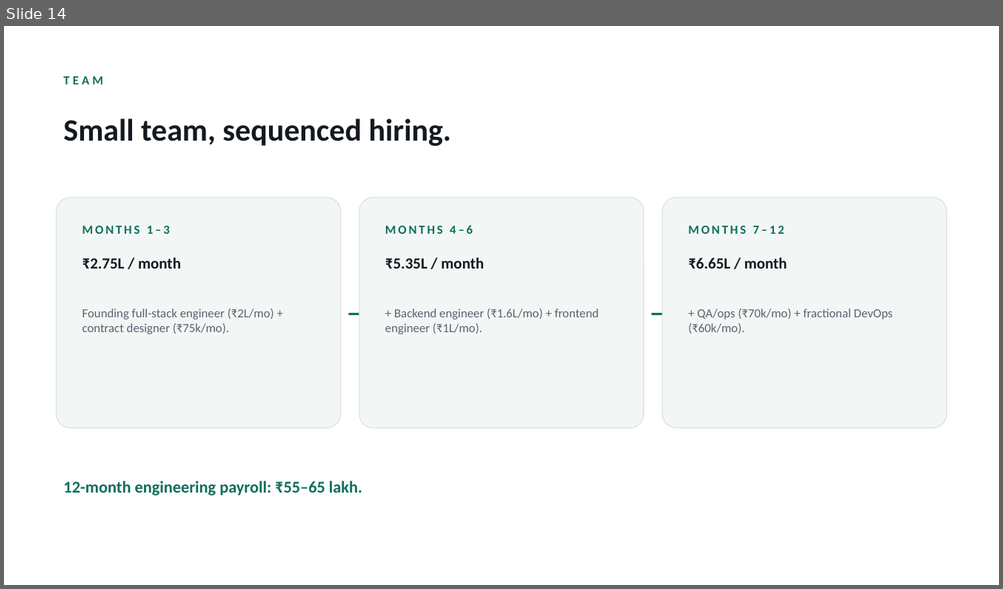
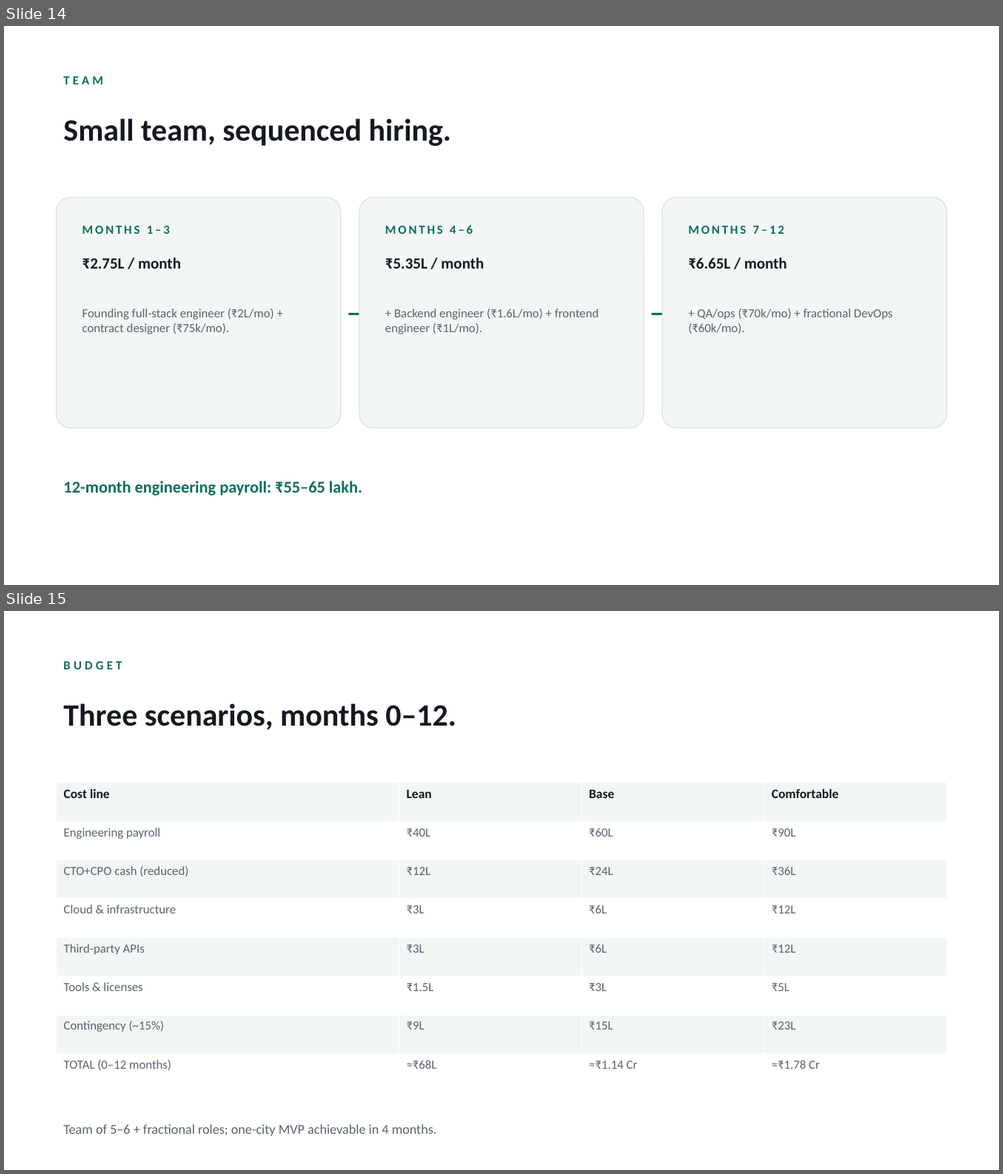
Before and after one commit to CryptoPrism-io/Propweb, a slide deck: docs/PropWeb_Pitch_v2.pptx. Shown one above the other, each under a label of ours: slide 14 before the commit, slides 14 and 15 after it. The pictures are 1003x589 and 1003x1174 pixels, drawn with LibreOffice and Linux fonts; fonts in the diff are those of the drawing. Boxes give left, top, right and bottom in pixels: in the first picture for what was removed or moved away, otherwise in the second. Text is boxed around its words. In the diff, an @@ line names an element or a change of style, - is before the commit and + after.

```diff
--- a/docs/PropWeb_Pitch_v2.pptx
+++ b/docs/PropWeb_Pitch_v2.pptx
@@ slide 15 added at bbox=[4, 611, 999, 1170], background #FFFFFF @@
@@ text added at bbox=[63, 661, 122, 669], 12 pt, text #0E6E5C, bold @@
+BUDGET
@@ text added at bbox=[63, 703, 456, 730], 30 pt, text #141821, bold @@
+Three scenarios, months 0–12.
@@ table added at bbox=[57, 783, 947, 1093], 8 rows, 4 columns @@
+Cost line | Lean | Base | Comfortable
+Engineering payroll | ₹40L | ₹60L | ₹90L
+CTO+CPO cash (reduced) | ₹12L | ₹24L | ₹36L
+Cloud & infrastructure | ₹3L | ₹6L | ₹12L
+Third-party APIs | ₹3L | ₹6L | ₹12L
+Tools & licenses | ₹1.5L | ₹3L | ₹5L
+Contingency (~15%) | ₹9L | ₹15L | ₹23L
+TOTAL (0–12 months) | ≈₹68L | ≈₹1.14 Cr | ≈₹1.78 Cr
@@ text added at bbox=[63, 1125, 437, 1136], 13 pt, text #5A6270 @@
+Team of 5–6 + fractional roles; one-city MVP achievable in 4 months.
```
Also in this commit, not shown: 2 other files.
